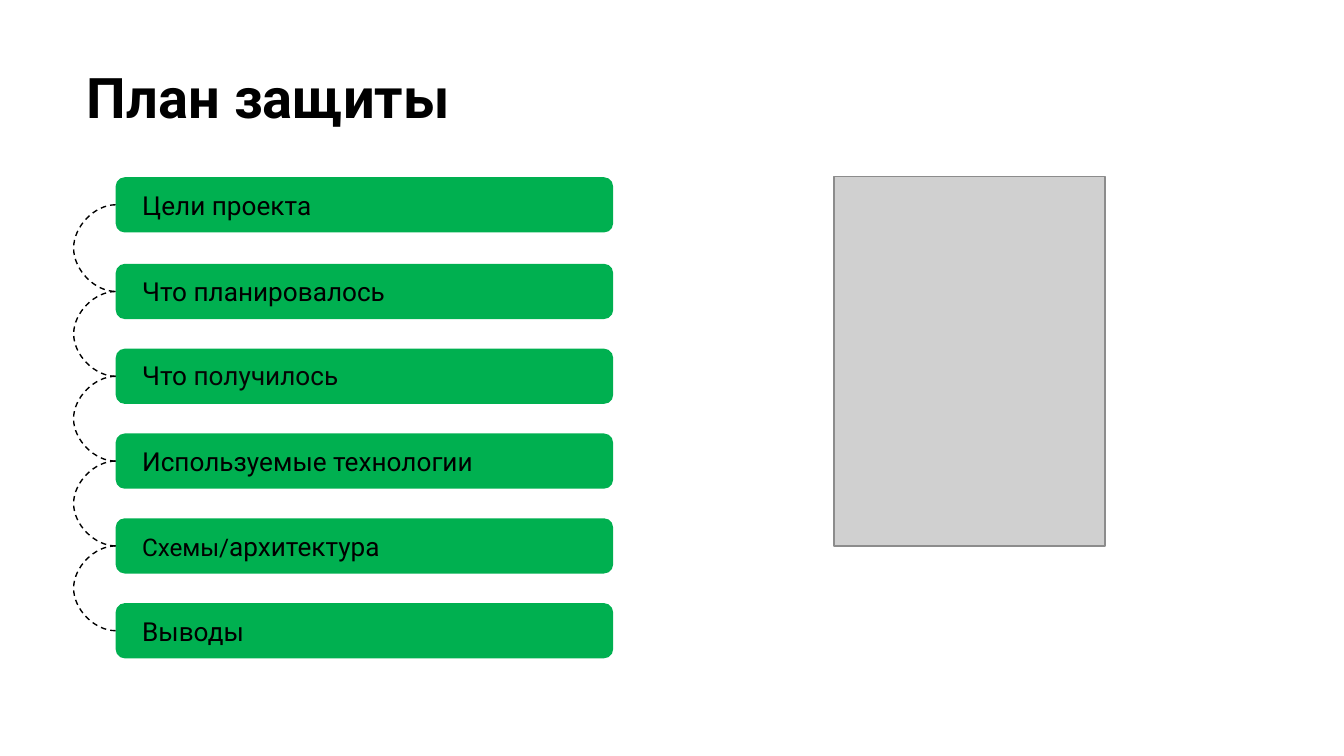
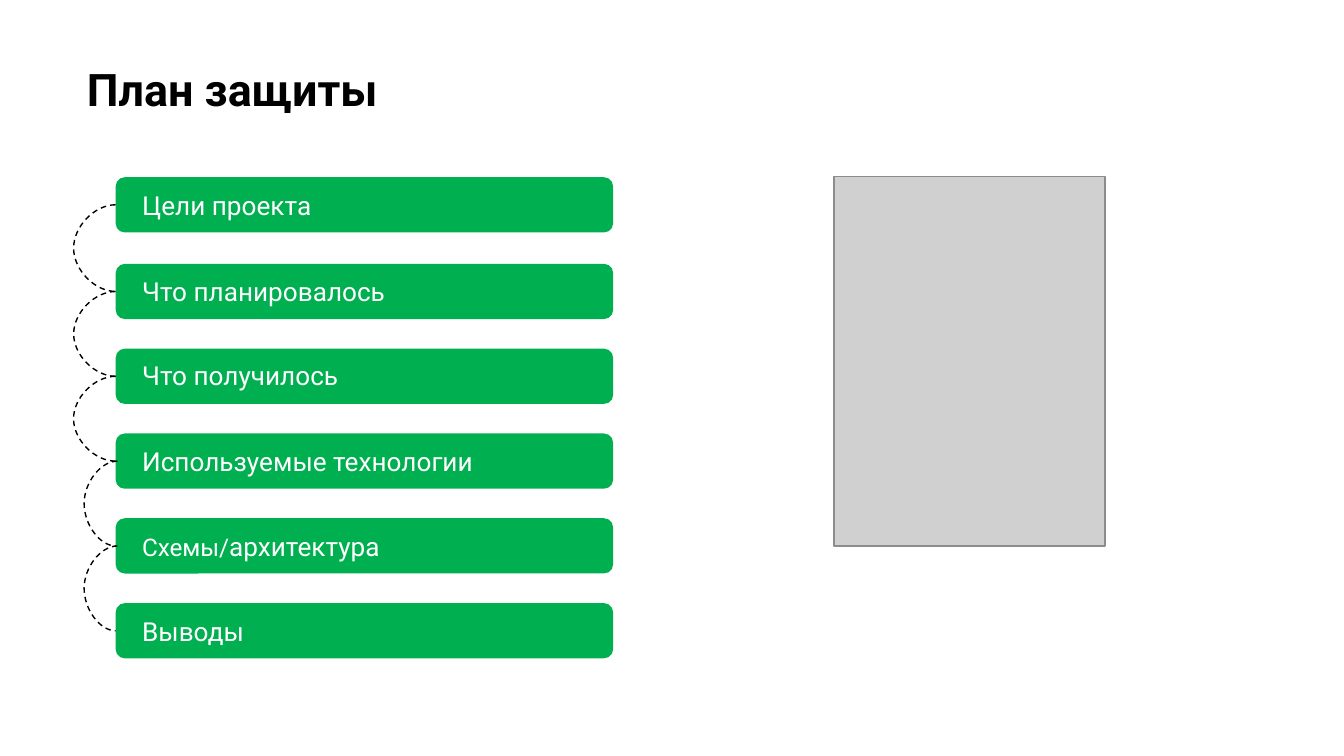
Before and after one commit to Mishganio/Greenplum_UDF, a slide deck: slide 3 of Slurm.pptx. Drawn at 1344x756 pixels with LibreOffice and Linux fonts; fonts in the diff are those of the drawing; grey boxes stand for pictures. Boxes give left, top, right and bottom in pixels: in the first picture for what was removed or moved away, otherwise in the second. Text is boxed around its words. In the diff, an @@ line names an element or a change of style, - is before the commit and + after.

```diff
--- a/Slurm.pptx
+++ b/Slurm.pptx
@@ title "План защиты" at (x1=87, y1=74, x2=378, y2=113): size 30 to 24 pt @@
@@ rounded rectangle "Что получилось" at (x1=116, y1=348, x2=613, y2=403): text colour #000000 to #FFFFFF in "Что"; text colour #050505 to #FFFFFF in "получилось" @@
@@ curved line (117, 461) - (116, 546): route changed @@
@@ curved line (117, 546) - (116, 630): route changed @@
@@ text colour #000000 to #FFFFFF in 5 elements at (x1=116, y1=177, x2=613, y2=233), (x1=116, y1=263, x2=613, y2=319), (x1=116, y1=434, x2=613, y2=489), (x1=116, y1=519, x2=613, y2=574), (x1=116, y1=603, x2=613, y2=659) @@
```
Also in this commit, not shown: 11 other slides changed.
